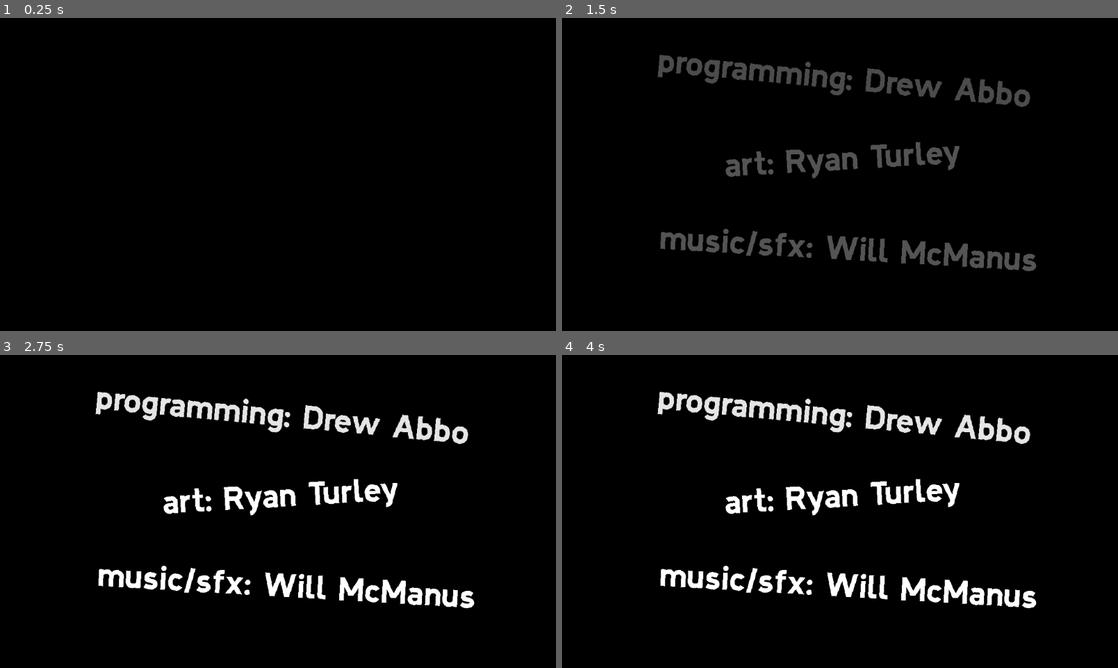
Above: before the commit, frames 1-4 (two rows, left to right).
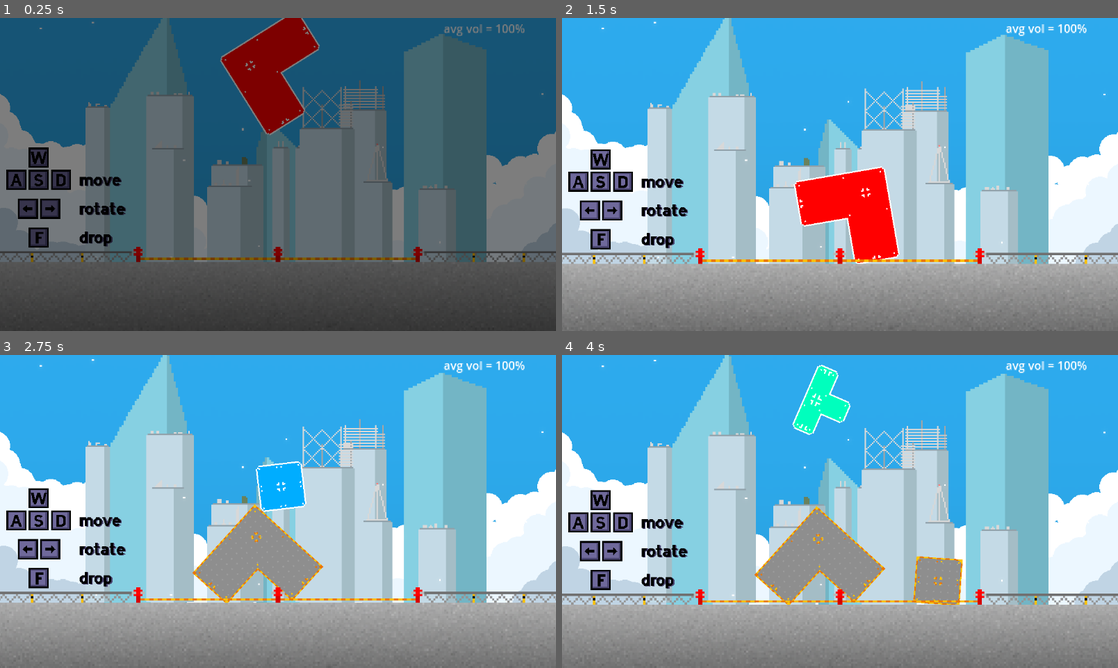
Above: after the commit, the same moments.

Repository: drew-abbo/gmtk_game_jam_game
Game: Godot game, scene res://game.tscn
The game is run twice, just before and just after one commit, with the same random seed, the same clock (stepped at 60 frames per second) and the same inputs. Before the commit the project starts from res://game_intro.tscn.
Inputs:
- Up to frame 1 (0.25 s): no input
- Up to frame 2 (1.5 s): hold D (move_right) 0.53-1.28 s; tap F (drop_piece) at 0.6, 1.35 s; hold S (move_down) from 1.28 s (still down)
- Up to frame 3 (2.75 s): release S (move_down) at 2.03 s; hold D (move_right) from 2.03 s (still down); tap F (drop_piece) at 2.1 s
- Up to frame 4 (4 s): release D (move_right) at 2.78 s; hold W (move_up) 2.78-3.53 s; tap F (drop_piece) at 2.85, 3.6 s; hold A (move_left) from 3.53 s (still down)

The runs differ from the first frame. In frame 1, 99% of the frame differs, in the area x 0-100%, y 0-100%; in frame 2, 99%; in frame 3, 99%; in frame 4, 99%.

Commit message:
pieces might glow now???

Diff:
--- /dev/null
+++ b/Building/Pieces/GlowShader.gdshader
@@ -0,0 +1,12 @@
+shader_type canvas_item;
+
+uniform bool do_glow = true;
+
+void fragment() {
+	if (do_glow) {
+		vec4 pixel_color = texture(TEXTURE, UV);
+		float glow_intensity = 0.15 * (sin(1.0 * TIME * PI) + 1.0);
+		pixel_color += vec4(glow_intensity, glow_intensity, glow_intensity, 0);
+		COLOR = vec4(pixel_color.r, pixel_color.g, pixel_color.b, pixel_color.a);
+	}
+}
--- a/Building/Pieces/building_piece.gd
+++ b/Building/Pieces/building_piece.gd
@@ -91,6 +91,7 @@
 	rigid_body_2d.set_collision_mask_value(2, false)	# invisible walls
 
 	make_steel()
+	remove_glow()
 
 
 ## Enables gravity and physics for the piece. Doesn't return player control.
@@ -105,10 +106,23 @@
 	# gravity
 	rigid_body_2d.gravity_scale = 1.0
 
+	remove_glow()
+
+
+func make_glow() -> void:
+	assert(has_node("RigidBody2D/Sprite2D"))
+	rigid_body_2d.material.set("shader_parameter/do_glow", true)
+
+
+func remove_glow() -> void:
+	assert(has_node("RigidBody2D/Sprite2D"))
+	rigid_body_2d.material.set("shader_parameter/do_glow", false)
+
 
 func make_steel() -> void:
-	if has_node("RigidBody2D/Sprite2D"):
-		$RigidBody2D/Sprite2D.texture = load(steel_sprite_version)
+	assert(has_node("RigidBody2D/Sprite2D"))
+	$RigidBody2D/Sprite2D.texture = load(steel_sprite_version)
+	remove_glow()
 
 
 func _on_allow_freeze_timer_timeout() -> void:
--- a/Building/Pieces/building_piece.tscn
+++ b/Building/Pieces/building_piece.tscn
@@ -1,6 +1,11 @@
-[gd_scene load_steps=3 format=3 uid="uid://cjg4a5yo4wh6x"]
+[gd_scene load_steps=5 format=3 uid="uid://cjg4a5yo4wh6x"]
 
 [ext_resource type="Script" path="res://Building/Pieces/building_piece.gd" id="1_haemo"]
+[ext_resource type="Shader" path="res://Building/Pieces/GlowShader.gdshader" id="2_u6g4c"]
+
+[sub_resource type="ShaderMaterial" id="ShaderMaterial_e28vd"]
+shader = ExtResource("2_u6g4c")
+shader_parameter/do_glow = true
 
 [sub_resource type="PhysicsMaterial" id="PhysicsMaterial_3d1gg"]
 bounce = 0.1
@@ -9,6 +14,7 @@
 script = ExtResource("1_haemo")
 
 [node name="RigidBody2D" type="RigidBody2D" parent="."]
+material = SubResource("ShaderMaterial_e28vd")
 collision_mask = 3
 mass = 20.0
 physics_material_override = SubResource("PhysicsMaterial_3d1gg")
--- a/FadeInFadeOut/fade_shader.gdshader
+++ b/FadeInFadeOut/fade_shader.gdshader
@@ -4,6 +4,6 @@
 
 // make the screen face in from black (2 sec)
 void fragment() {
-	vec4 pixelColor = texture(TEXTURE, UV);
-	COLOR = vec4(pixelColor.r, pixelColor.g, pixelColor.b, black_amount);
+	vec4 pixel_color = texture(TEXTURE, UV);
+	COLOR = vec4(pixel_color.r, pixel_color.g, pixel_color.b, black_amount);
 }
--- a/project.godot
+++ b/project.godot
@@ -11,7 +11,7 @@
 [application]
 
 config/name="gmtk_game"
-run/main_scene="res://game_intro.tscn"
+run/main_scene="res://game.tscn"
 config/features=PackedStringArray("4.2", "Forward Plus")
 config/icon="res://icon.svg"
 
